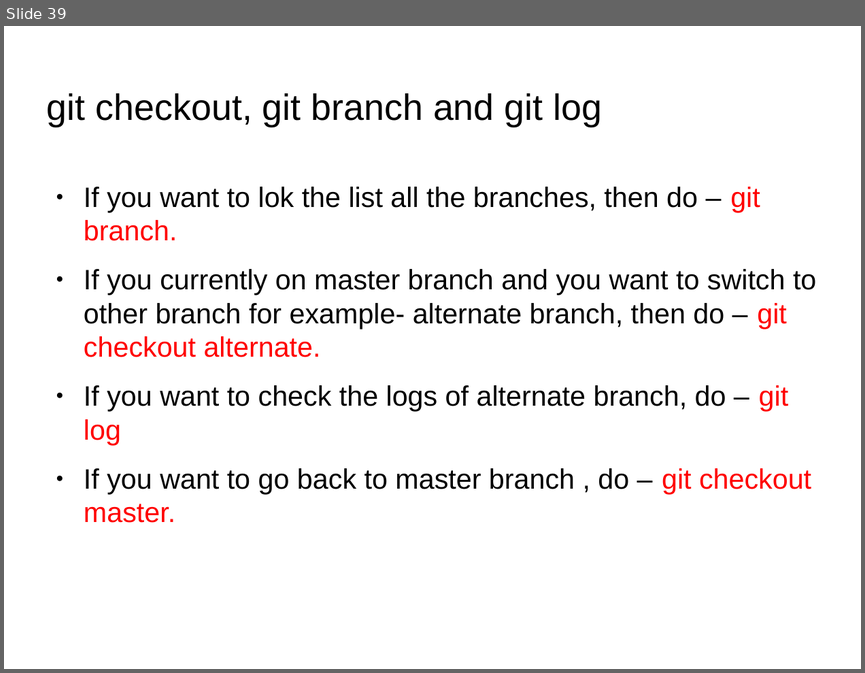
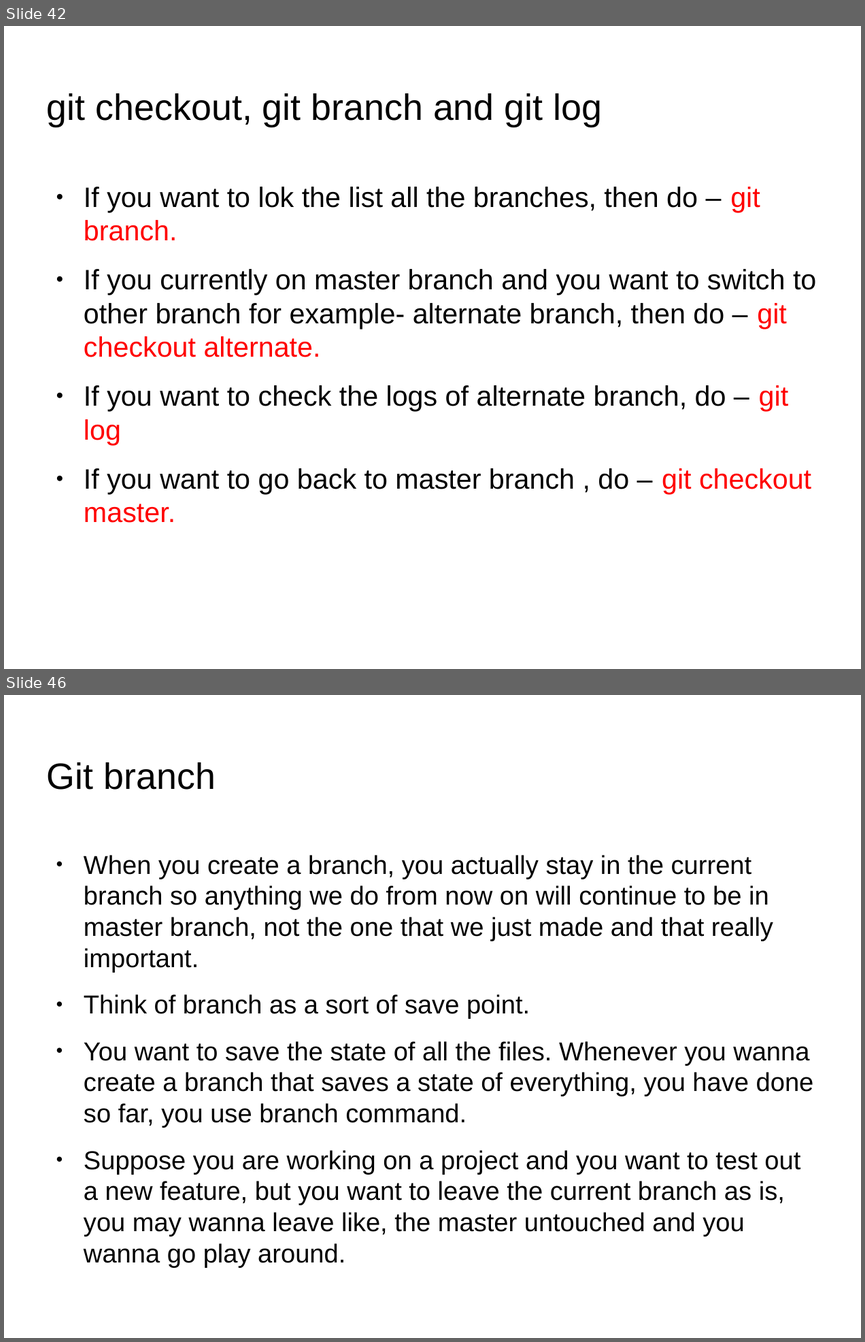
Before and after one commit to anumsh/Learning-Git-and-Github, a slide deck: git_and_GitHub.odp. Shown one above the other, each under a label of ours: slide 39 before the commit, slides 42 and 46 after it; the slides between them are not shown. The pictures are 865x673 and 865x1342 pixels, drawn with LibreOffice and Linux fonts; fonts in the diff are those of the drawing; background and template pictures are left out. Boxes give left, top, right and bottom in pixels: in the first picture for what was removed or moved away, otherwise in the second. Text is boxed around its words. In the diff, an @@ line names an element or a change of style, - is before the commit and + after.

Commit message:
feat: Merging, renaming and deleting the branch

```diff
--- a/git_and_GitHub.odp
+++ b/git_and_GitHub.odp
@@ slide 46 added at (x1=4, y1=695, x2=861, y2=1338), background picture (left out) @@
@@ title added at (x1=47, y1=762, x2=216, y2=790), 33.9 pt, text #000000 @@
+Git branch
@@ text added at (x1=84, y1=855, x2=814, y2=1234), 24.1 pt, text #000000 @@
+● When you create a branch, you actually stay in the current branch so anything we do from now on will continue to be in master branch, not the one that we just made and that really important.
+● Think of branch as a sort of save point.
+● You want to save the state of all the files. Whenever you wanna create a branch that saves a state of everything, you have done so far, you use branch command.
+● Suppose you are working on a project and you want to test out a new feature, but you want to leave the current branch as is, you may wanna leave like, the master untouched and you wanna go play around.
@@ what was slide 39 is now slide 42 @@
```
Also in this commit, not shown: 1 slide changed, 14 other slides added, 8 other files.
